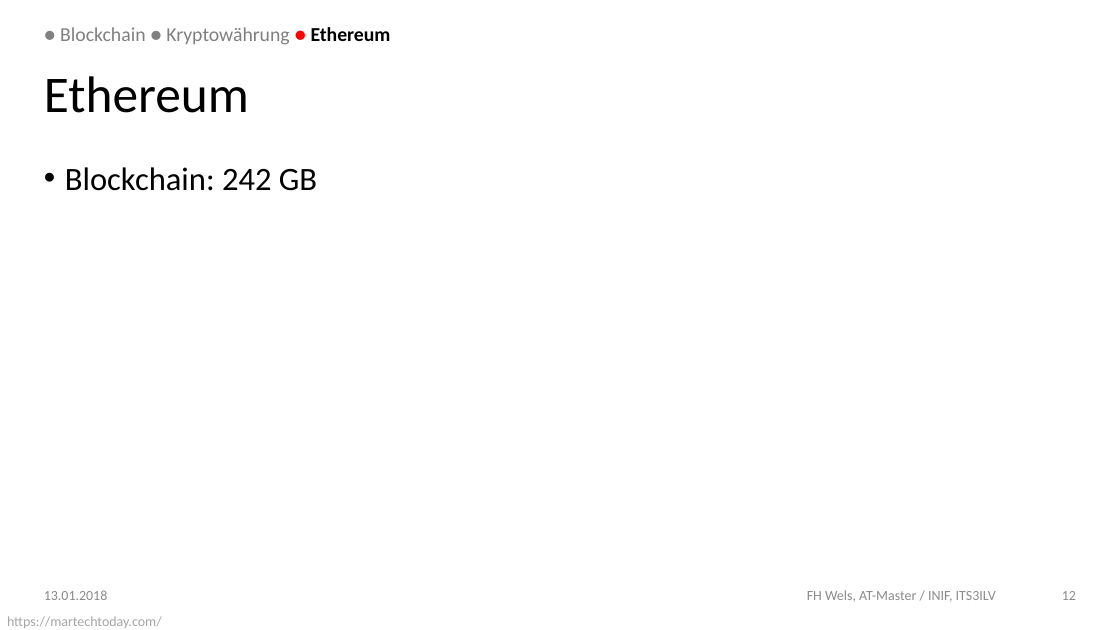
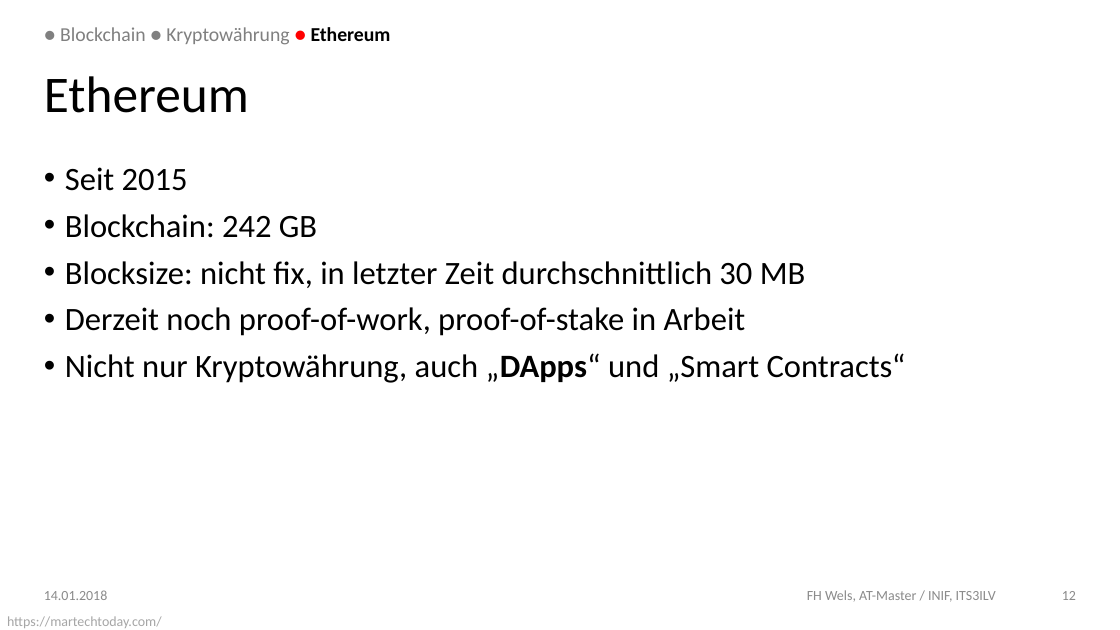
Before and after one commit to DoSchoe/ITS, a slide deck: slide 12 of Präsentation/Blockchain – Technologie.pptx. Drawn at 1120x630 pixels with LibreOffice and Linux fonts; fonts in the diff are those of the drawing; background and template pictures are left out. Boxes give left, top, right and bottom in pixels: in the first picture for what was removed or moved away, otherwise in the second. Text is boxed around its words. In the diff, an @@ line names an element or a change of style, - is before the commit and + after.

```diff
--- a/Präsentation/Blockchain – Technologie.pptx
+++ b/Präsentation/Blockchain – Technologie.pptx
@@ text at <box>65,167,188,191</box>: paragraph added @@
+• Seit 2015
@@ text at <box>65,261,906,383</box>: paragraphs added @@
+• Blocksize: nicht fix, in letzter Zeit durchschnittlich 30 MB
+• Derzeit noch proof-of-work, proof-of-stake in Arbeit
+• Nicht nur Kryptowährung, auch „DApps“ und „Smart Contracts“
@@ text at <box>44,590,107,600</box>: text changed @@
-13.01.2018
+14.01.2018
```
Also in this commit, not shown: 16 other slides changed, 1 other file.
